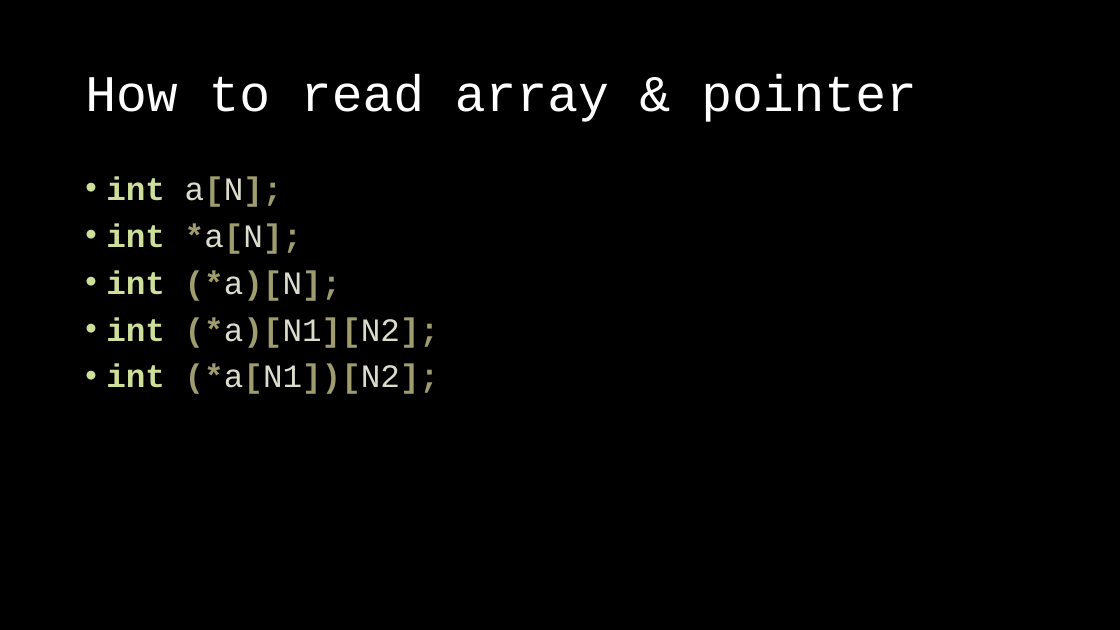
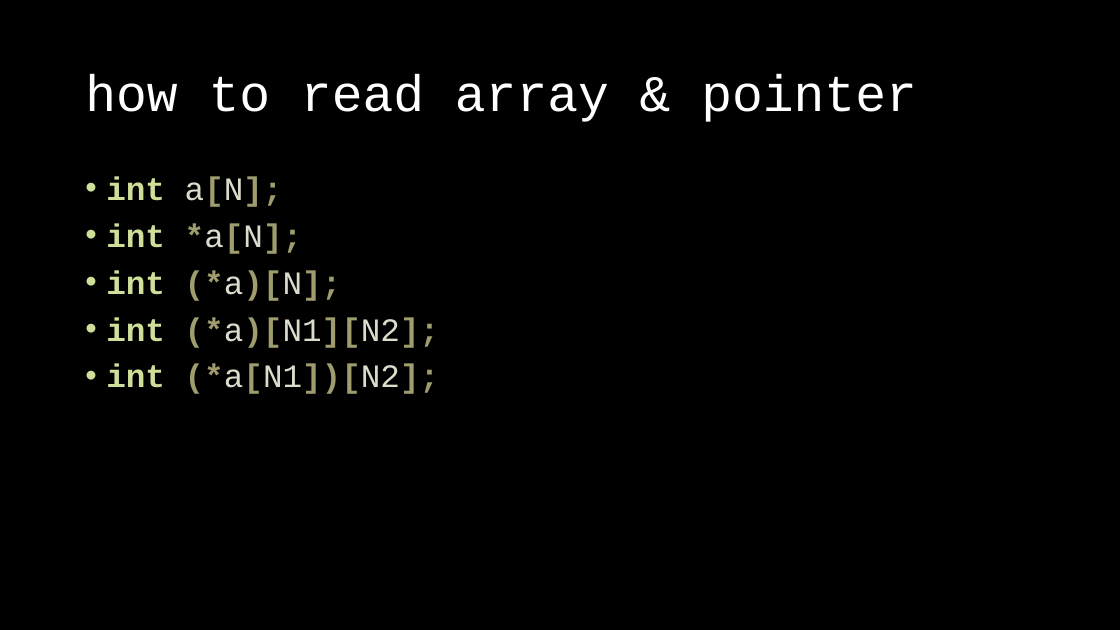
Before and after one commit to OEmiliatanO/those_c_prog_didnt_teach, a slide deck: slide 42 of Ch2/Ch2-pointer & array.pptx (slide 33 before the commit). Drawn at 1120x630 pixels with LibreOffice and Linux fonts; fonts in the diff are those of the drawing. Boxes give left, top, right and bottom in pixels: in the first picture for what was removed or moved away, otherwise in the second. Text is boxed around its words. In the diff, an @@ line names an element or a change of style, - is before the commit and + after.

```diff
--- a/Ch2/Ch2-pointer & array.pptx
+++ b/Ch2/Ch2-pointer & array.pptx
@@ title at box(85, 73, 917, 122): text changed @@
-How to read array & pointer
+how to read array & pointer
```
Also in this commit, not shown: 36 other slides changed, 12 slides added, 3 other files.
